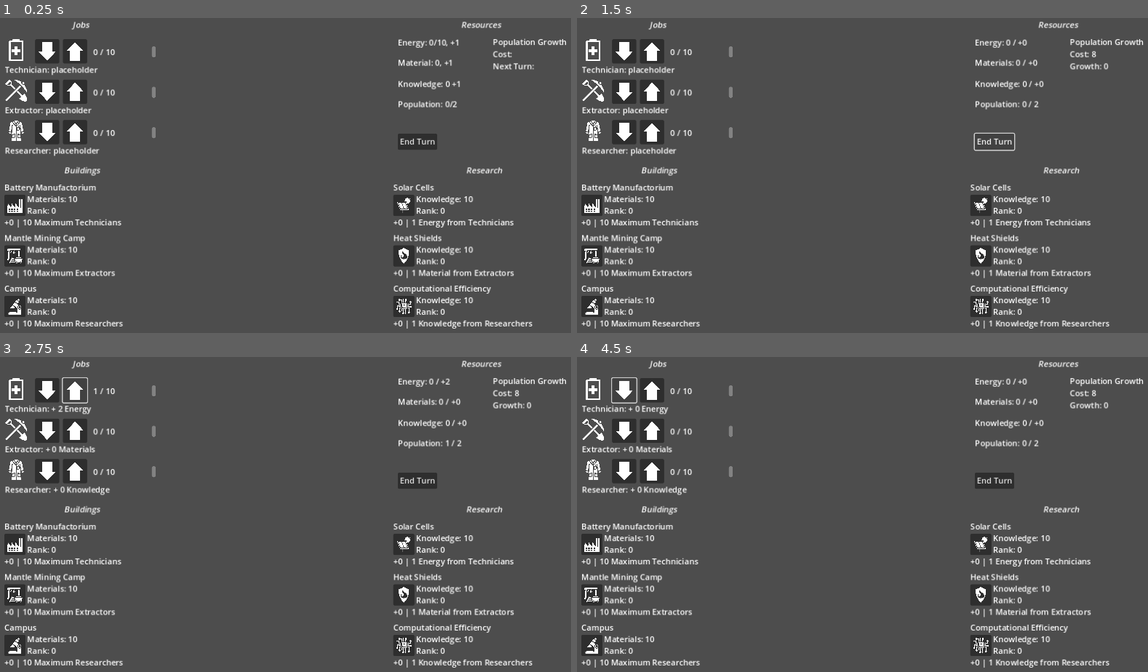
Above: before the commit, frames 1-4 (two rows, left to right).
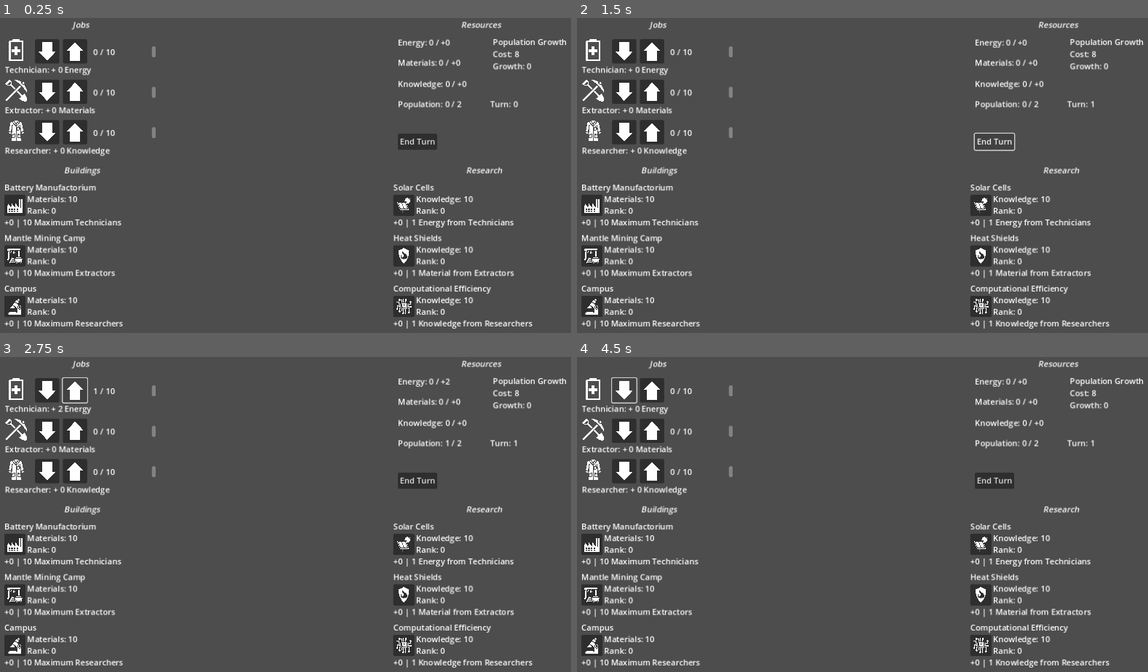
Above: after the commit, the same moments.

Repository: AidanCooper2003/VastExpanse
Game: Godot game, scene res://scenes/main.tscn
The game is run twice, just before and just after one commit, with the same random seed, the same clock (stepped at 60 frames per second) and the same inputs.
Inputs (mouse positions are in pixels of both pictures, inside the frame that each line leads up to):
- Up to frame 1 (0.25 s): no input
- Up to frame 2 (1.5 s): click (982, 207) at 0.52 s; click "End Turn" at 1.25 s
- Up to frame 3 (2.75 s): click (74, 391) at 2.02 s
- Up to frame 4 (4.5 s): click (622, 391) at 2.77 s; click (651, 391) at 3.52 s; click (622, 391) at 4.27 s

The runs differ from the first frame. In frame 1, 0.7% of the frame differs, in the area x 8-94%, y 6-44%; in frame 2, 0.4%; in frame 3, less than 0.1%; in frame 4, less than 0.1%.
Error before the commit: Stack overflow. Check for infinite recursion in your script. (res://scripts/job_manager.gd:38)

Commit message:
Implemented threshold goal buildings and technologies, added turn count.

Diff:
--- a/scenes/main.tscn
+++ b/scenes/main.tscn
@@ -1,10 +1,11 @@
-[gd_scene load_steps=6 format=3 uid="uid://ltavlw2f6nfi"]
+[gd_scene load_steps=7 format=3 uid="uid://ltavlw2f6nfi"]
 
 [ext_resource type="PackedScene" uid="uid://gse3n3r1kq3y" path="res://scenes/ui.tscn" id="1_v42k6"]
 [ext_resource type="Script" path="res://scripts/job_manager.gd" id="2_5jjti"]
 [ext_resource type="Script" path="res://scripts/resource_manager.gd" id="2_bekjc"]
 [ext_resource type="Script" path="res://scripts/ui_manager.gd" id="3_7qpfy"]
 [ext_resource type="Script" path="res://scripts/purchaseable_manager.gd" id="4_0kxrh"]
+[ext_resource type="Script" path="res://scripts/turn_manager.gd" id="6_xh4gw"]
 
 [node name="Main" type="Node2D"]
 
@@ -24,13 +25,18 @@
 script = ExtResource("2_5jjti")
 _resourceManager = NodePath("../ResourceManager")
 
-[node name="PurchasableManager" type="Node" parent="." node_paths=PackedStringArray("_jobManager")]
+[node name="PurchasableManager" type="Node" parent="." node_paths=PackedStringArray("_jobManager", "_resourceManager")]
 script = ExtResource("4_0kxrh")
 _jobManager = NodePath("../JobManager")
+_resourceManager = NodePath("../ResourceManager")
 
-[node name="UIManager" type="Node" parent="." node_paths=PackedStringArray("_UI", "_jobManager", "_resourceManager", "_purchaseableManager")]
+[node name="UIManager" type="Node" parent="." node_paths=PackedStringArray("_UI", "_jobManager", "_resourceManager", "_purchaseableManager", "_turnManager")]
 script = ExtResource("3_7qpfy")
 _UI = NodePath("../CanvasLayer")
 _jobManager = NodePath("../JobManager")
 _resourceManager = NodePath("../ResourceManager")
 _purchaseableManager = NodePath("../PurchasableManager")
+_turnManager = NodePath("../TurnManager")
+
+[node name="TurnManager" type="Node" parent="."]
+script = ExtResource("6_xh4gw")
--- a/scenes/ui.tscn
+++ b/scenes/ui.tscn
@@ -14,13 +14,14 @@
 [ext_resource type="Texture2D" uid="uid://cb1orsoqinyjt" path="res://icons/microscope.png" id="11_krdmc"]
 [ext_resource type="Script" path="res://scripts/resource_label.gd" id="13_ob5dy"]
 
-[node name="CanvasLayer" type="CanvasLayer" node_paths=PackedStringArray("jobsContainer", "technologyContainer", "buildingsContainer", "resourcesContainer", "conversionLabel")]
+[node name="CanvasLayer" type="CanvasLayer" node_paths=PackedStringArray("jobsContainer", "technologyContainer", "buildingsContainer", "resourcesContainer", "conversionLabel", "turnLabel")]
 script = ExtResource("1_unrjp")
 jobsContainer = NodePath("Jobs")
 technologyContainer = NodePath("Technologies")
 buildingsContainer = NodePath("Buildings")
 resourcesContainer = NodePath("Resources")
 conversionLabel = NodePath("EnergyToPopulationLabel")
+turnLabel = NodePath("TurnLabel")
 
 [node name="Jobs" type="Control" parent="."]
 layout_mode = 3
@@ -231,4 +232,11 @@
 offset_bottom = 260.0
 text = "End Turn"
 
+[node name="TurnLabel" type="RichTextLabel" parent="."]
+offset_left = 982.0
+offset_top = 159.0
+offset_right = 1152.0
+offset_bottom = 199.0
+text = "Turn: 0"
+
 [connection signal="pressed" from="EndTurn" to="." method="end_turn"]
--- a/scripts/containers/purchaseable_container.gd
+++ b/scripts/containers/purchaseable_container.gd
@@ -10,6 +10,7 @@
 @export var _icon : Texture2D
 @export var _purchaseableName : String
 @export var _effectDescription : String
+
 
 # Currently unused
 @export var purchaseType : Enumerations.PurchaseType
@@ -42,4 +43,4 @@
 	return _purchaseableName
 
 func purchase_pressed():
-	pass
+	_ui.make_purchase(_purchaseableName)
--- a/scripts/job_manager.gd
+++ b/scripts/job_manager.gd
@@ -45,6 +45,11 @@
 		resources.append(multipliedPacket)
 	return resources
 
+func getSpecificResourceFromJob(jobName: String, resource: Enumerations.ResourceType):
+	for r in getJobResources(jobName):
+		if r.resourceType == resource:
+			return r.resourceAmount
+
 func getResourceFromJobs(resourceType: Enumerations.ResourceType):
 	var total := 0
 	for j in jobs.keys():
@@ -53,12 +58,18 @@
 				total += r.resourceAmount
 	return total
 
+func getPacketProductionFromJob(resourceType: Enumerations.ResourceType, jobName: String):
+	return jobs[jobName].find_resource_packet(resourceType).resourceAmount
+
 func getAllJobNames():
 	return jobs.keys()
 
 func modifyJob(jobName: String, resourceType: Enumerations.ResourceType, resourceAmount: int):
 	var job = jobs[jobName]
-	job.addResourcePacket(resourceType, resourceAmount)
+	job.add_resource_packet(resourceType, resourceAmount)
+
+func set_max_workers(jobName: String, newMax: int):
+	jobs[jobName].set_job_max(newMax)
 
 func get_total_population_hired():
 	return totalPopulationHired
--- a/scripts/purchaseable.gd
+++ b/scripts/purchaseable.gd
@@ -8,6 +8,7 @@
 var _description : String
 var _purchaseableName: String
 var _affectedResource : Enumerations.ResourceType
+var _jobAffected : String
 var _upgradeType : Enumerations.UpgradeType
 var _maxRank: int
 var _type: Enumerations.PurchaseType
@@ -19,4 +20,4 @@
 	return _rank
 
 func get_cost():
-	return _baseCost + (_scalingCost * _rank)
+	return ceil(pow(_baseCost + (_scalingCost * _rank), (1 + _rank * 0.01)))
--- a/scripts/purchaseable_manager.gd
+++ b/scripts/purchaseable_manager.gd
@@ -2,6 +2,7 @@
 class_name PurchaseableManager
 
 @export var _jobManager : JobManager
+@export var _resourceManager : ResourceManager
 
 var purchaseables = {}
 
@@ -14,23 +15,23 @@
 var defaultTechnologyDescriptionScale := 1
 
 func _ready():
-	_make_default_building("Maximum Extractors", "Mantle Mining Camp", Enumerations.ResourceType.Materials)
-	_make_default_building("Maximum Technicians", "Battery Manufactorium", Enumerations.ResourceType.Energy)
-	_make_default_building("Maximum Researchers", "Campus", Enumerations.ResourceType.Knowledge)
-	_make_default_technology("Knowledge from Researchers", "Computational Efficiency", Enumerations.ResourceType.Knowledge)
-	_make_default_technology("Material from Extractors", "Heat Shields", Enumerations.ResourceType.Materials)
-	_make_default_technology("Energy from Technicians", "Solar Cells", Enumerations.ResourceType.Energy)
+	_make_default_building("Maximum Extractors", "Mantle Mining Camp", Enumerations.ResourceType.Materials, "Extractor")
+	_make_default_building("Maximum Technicians", "Battery Manufactorium", Enumerations.ResourceType.Energy, "Technician")
+	_make_default_building("Maximum Researchers", "Campus", Enumerations.ResourceType.Knowledge, "Researcher")
+	_make_default_technology("Knowledge from Researchers", "Computational Efficiency", Enumerations.ResourceType.Knowledge, "Researcher")
+	_make_default_technology("Material from Extractors", "Heat Shields", Enumerations.ResourceType.Materials, "Extractor")
+	_make_default_technology("Energy from Technicians", "Solar Cells", Enumerations.ResourceType.Energy, "Technician")
 
-func _make_default_technology(description: String, purchaseableName: String, affectedResource: Enumerations.ResourceType):
+func _make_default_technology(description: String, purchaseableName: String, affectedResource: Enumerations.ResourceType, affectedJob: String):
 	_make_purchaseable(defaultTechnologyScalingCost, defaultTechnologyBaseCost, defaultMaxRank, defaultTechnologyDescriptionScale,
-	description, purchaseableName, affectedResource, Enumerations.UpgradeType.ResourceBonus, Enumerations.PurchaseType.Technology)
+	description, purchaseableName, affectedJob, affectedResource, Enumerations.UpgradeType.ResourceBonus, Enumerations.PurchaseType.Technology)
 
-func _make_default_building(description: String, purchaseableName: String, affectedResource: Enumerations.ResourceType):
+func _make_default_building(description: String, purchaseableName: String, affectedResource: Enumerations.ResourceType, affectedJob: String):
 	_make_purchaseable(defaultBuildingScalingCost, defaultBuildingBaseCost, defaultMaxRank, defaultBuildingDescriptionScale,
-	description, purchaseableName, affectedResource, Enumerations.UpgradeType.MaxWorkerBonus, Enumerations.PurchaseType.Building)
+	description, purchaseableName, affectedJob, affectedResource, Enumerations.UpgradeType.MaxWorkerBonus, Enumerations.PurchaseType.Building)
 
 func _make_purchaseable(scalingCost: int, baseCost: int, maxRank: int, descriptionUpgradeScale: int,
-description: String, purchaseableName: String,
+description: String, purchaseableName: String, jobAffected: String,
 affectedResource: Enumerations.ResourceType,
 upgradeType: Enumerations.UpgradeType,
 purchaseableClass: Enumerations.PurchaseType):
@@ -45,9 +46,39 @@
 	purchaseable._upgradeType = upgradeType
 	purchaseable._type = purchaseableClass
 	purchaseables[purchaseableName] = purchaseable
+	purchaseable._jobAffected = jobAffected
 
 func get_purchaseable_description(purchaseable: String):
 	purchaseables[purchaseable].get_description()
 
 func get_all_purchaseables():
 	return purchaseables.values()
+
+func attempt_purchase(purchaseableName: String):
+	var purchaseable = purchaseables[purchaseableName]
+	var resourceType = get_cost_resource(purchaseableName)
+	var totalResources = _resourceManager.get_current_resource(Enumerations.ResourceType[resourceType])
+	var cost = purchaseable.get_cost()
+	print(cost)
+	if cost <= totalResources:
+		_resourceManager.set_current_resource(Enumerations.ResourceType[resourceType], totalResources - cost)
+		activate_purchaseable_effect(purchaseableName)
+
+func get_cost_resource(purchaseableName):
+	var purchaseable = purchaseables[purchaseableName]
+	if purchaseable._type == Enumerations.PurchaseType.Building:
+		return "Materials"
+	elif purchaseable._type == Enumerations.PurchaseType.Technology:
+		return "Knowledge"
+
+func activate_purchaseable_effect(purchaseableName):
+	var purchaseable = purchaseables[purchaseableName]
+	var jobName = purchaseable._jobAffected
+	var upgradeScale = purchaseable._descriptionUpgradeScale
+	if purchaseable._upgradeType == Enumerations.UpgradeType.ResourceBonus:
+		var resourceType = purchaseable._affectedResource
+		var currentProduction = _jobManager.getPacketProductionFromJob(resourceType, jobName)
+		_jobManager.modifyJob(jobName, purchaseable._affectedResource, upgradeScale + currentProduction)
+	elif purchaseable._upgradeType == Enumerations.UpgradeType.MaxWorkerBonus:
+		_jobManager.set_max_workers(jobName, _jobManager.getMaxWorkers(jobName) + upgradeScale)
+	purchaseable._rank += 1
--- a/scripts/resource_manager.gd
+++ b/scripts/resource_manager.gd
@@ -47,7 +47,6 @@
 	for r in Enumerations.ResourceType:
 		if r != Enumerations.ResourceType.find_key(Enumerations.ResourceType.Population):
 			gain_income(Enumerations.ResourceType.get(r))
-	_uiManager.update_resource_labels()
 
 # Set population offset to 0 for current cost.
 func check_population_cost(populationOffset: int):
--- /dev/null
+++ b/scripts/turn_manager.gd
@@ -0,0 +1,11 @@
+extends Node
+class_name TurnManager
+
+
+var turnNumber:= 1
+
+func increment_turn():
+	turnNumber += 1
+
+func get_turn_count():
+	return turnNumber
--- a/scripts/ui.gd
+++ b/scripts/ui.gd
@@ -12,6 +12,7 @@
 @export var buildingsContainer: Node
 @export var resourcesContainer: Node
 @export var conversionLabel : Node
+@export var turnLabel : Node
 
 
 # At some point, make jobs, purchasables, and resources interfaces so this
@@ -55,3 +56,12 @@
 
 func end_turn():
 	_uiManager.end_turn()
+	_uiManager.increment_turn()
+	_uiManager.do_updates()
+
+func make_purchase(purchaseName: String):
+	_uiManager.make_purchase(purchaseName)
+	_uiManager.do_updates()
+
+func update_turn_label(turnNumber : int):
+	turnLabel.text = "Turn: " + str(turnNumber)
--- a/scripts/ui_manager.gd
+++ b/scripts/ui_manager.gd
@@ -5,10 +5,17 @@
 @export var _jobManager: JobManager
 @export var _resourceManager: ResourceManager
 @export var _purchaseableManager : PurchaseableManager
+@export var _turnManager : TurnManager
 
 func _ready():
+	do_updates()
+
+
+func do_updates():
+	update_resource_labels()
+	update_jobs()
+	update_conversion_label()
 	update_purchaseable_labels()
-
 
 func update_jobs():
 	for j in _jobManager.getAllJobNames():
@@ -18,7 +25,7 @@
 			 + " " + Enumerations.ResourceType.keys()[r.resourceType])
 		_UI.update_job(j, _jobManager.getHireAmount(j), _jobManager.getMaxWorkers(j), description)
 	# Resource labels will always be updated when jobs are updated
-	update_resource_labels()
+
 
 func update_resource_labels():
 	for r in Enumerations.ResourceType:
@@ -29,29 +36,31 @@
 		else:
 			_UI.update_resources(r, _resourceManager.get_current_resource(Enumerations.ResourceType.get(r)),
 		 	_jobManager.get_total_population_hired())
-	update_conversion_label()
+
 
 func update_conversion_label():
 	_UI.update_conversion_label(_resourceManager.check_population_cost(0), _resourceManager.check_population_growth())
-	update_resource_labels()
 
 func update_purchaseable_labels():
 	for p in _purchaseableManager.get_all_purchaseables():
-		var priceString: String
-		if p._type == Enumerations.PurchaseType.Building:
-			priceString = "Materials"
-		elif p._type == Enumerations.PurchaseType.Technology:
-			priceString = "Knowledge"
+		var priceString = _purchaseableManager.get_cost_resource(p._purchaseableName)
 		_UI.update_purchasable(p._purchaseableName, p.get_cost(), p._rank, p.get_description(), priceString)
 
 func hire_job(jobName: String, count: int):
 	_jobManager.hire(jobName, count)
-	update_jobs()
+	do_updates()
 
 func fire_job(jobName: String, count: int):
 	_jobManager.hire(jobName, -count)
-	update_jobs()
+	do_updates()
 
 func end_turn():
 	_resourceManager.end_turn()
+	_UI.update_turn_label(_turnManager.get_turn_count())
 	update_resource_labels()
+
+func make_purchase(purchaseableName: String):
+	_purchaseableManager.attempt_purchase(purchaseableName)
+
+func increment_turn():
+	_turnManager.increment_turn()
Not shown, added: scenes/maiA26A.tmp
